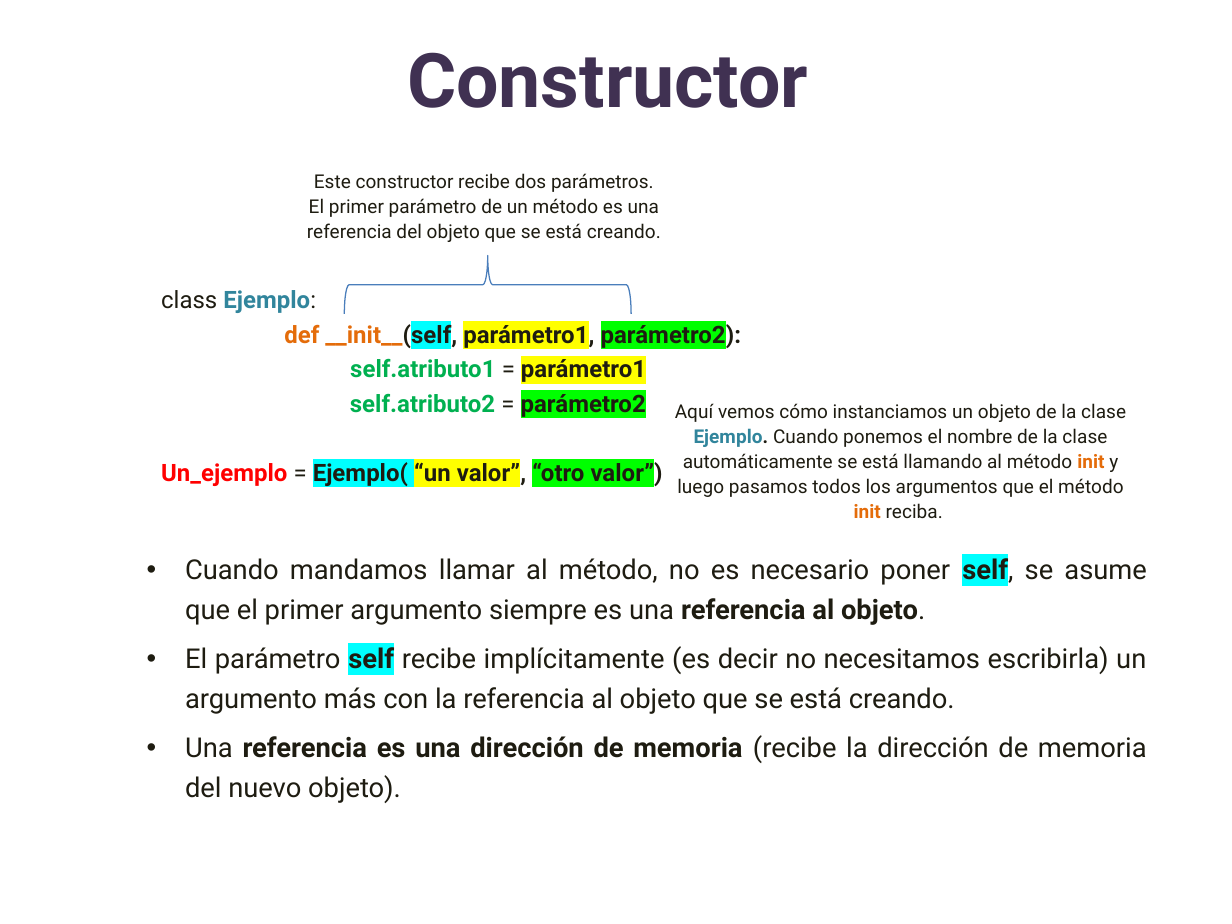
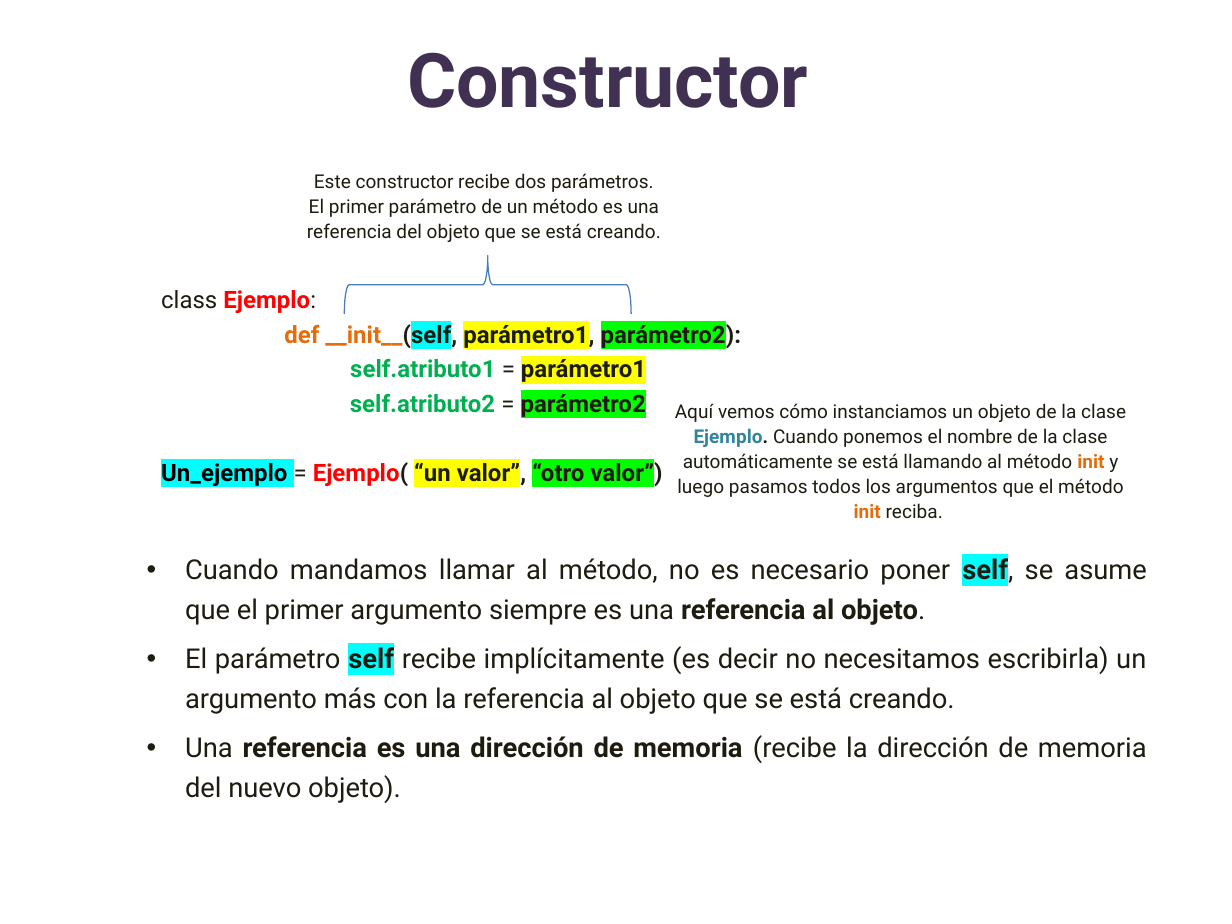
Before and after one commit to lizetheP/Analitica, a slide deck: slide 22 of CalendarioAgo2023/presentaciones/14_POO.pptx (slide 23 before the commit). Drawn at 1232x924 pixels with LibreOffice and Linux fonts; fonts in the diff are those of the drawing. Boxes give left, top, right and bottom in pixels: in the first picture for what was removed or moved away, otherwise in the second. Text is boxed around its words. In the diff, an @@ line names an element or a change of style, - is before the commit and + after.

```diff
--- a/CalendarioAgo2023/presentaciones/14_POO.pptx
+++ b/CalendarioAgo2023/presentaciones/14_POO.pptx
@@ text at bbox=[161, 290, 663, 487]: text colour #31859C to #FF0000 in "Ejemplo:"; text colour #FF0000 to #000000, highlight none to #00FFFF in "Un_ejemplo"; text colour #1E1C11 to #FF0000, highlight #00FFFF to none in "Ejemplo(" @@
```
Also in this commit, not shown: 8 other slides changed, 1 slide added, 1 slide removed.
